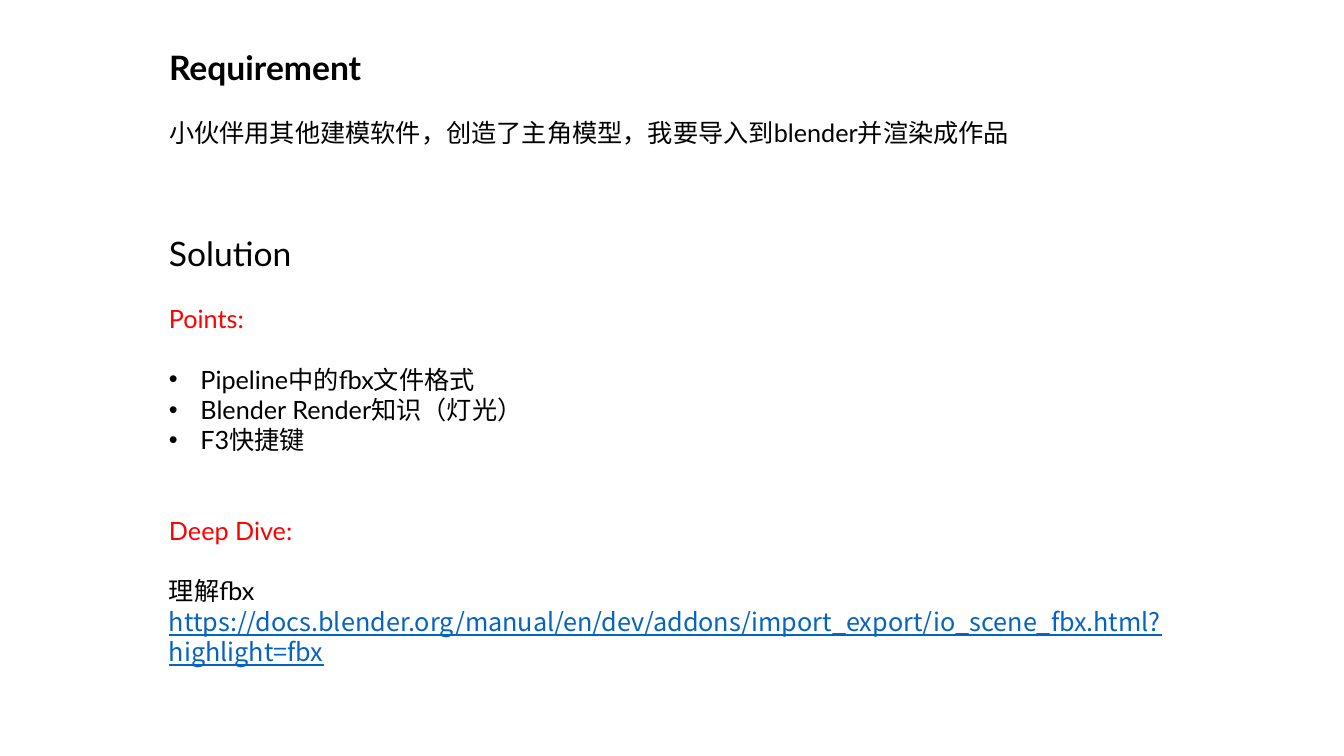
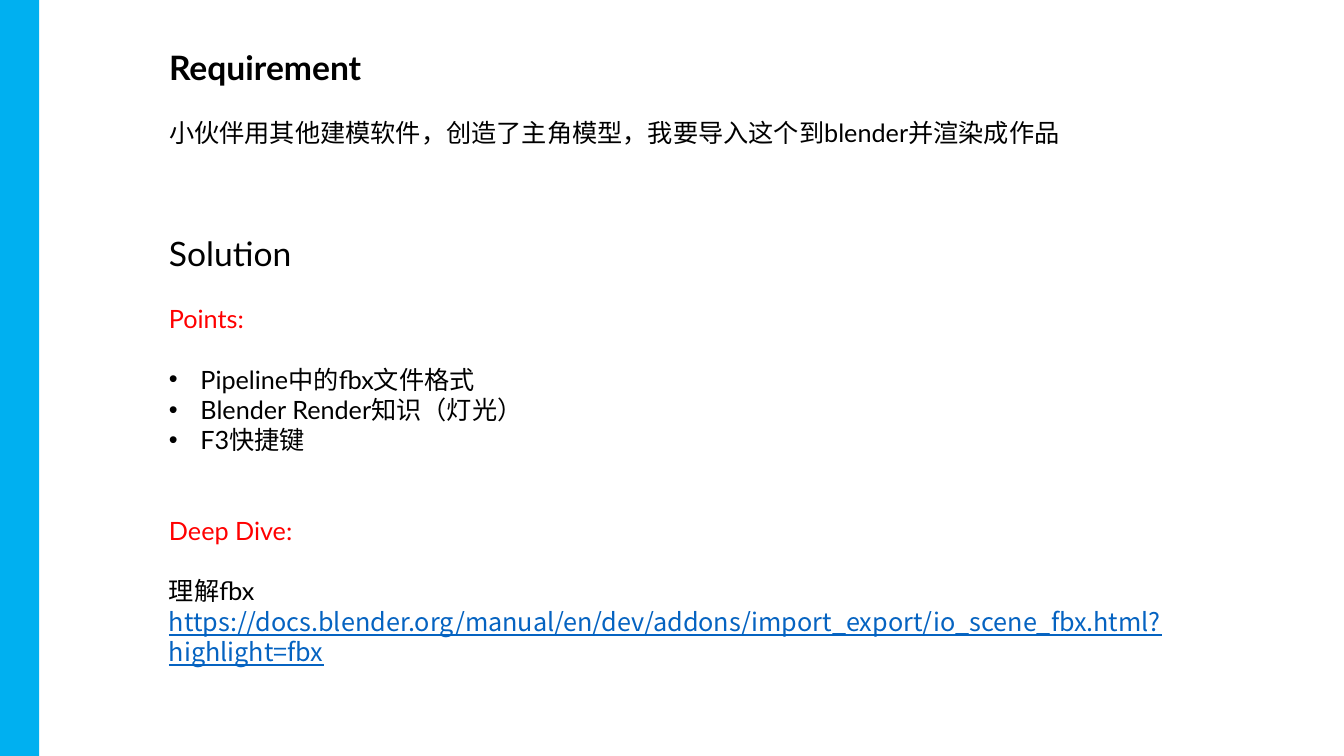
Before and after one commit to innoclub/blenderOpenClass, a slide deck: slide 2 of PPTs/0001.pptx (slide 1 before the commit). Drawn at 1344x756 pixels with LibreOffice and Linux fonts; fonts in the diff are those of the drawing. Boxes give left, top, right and bottom in pixels: in the first picture for what was removed or moved away, otherwise in the second. Text is boxed around its words. In the diff, an @@ line names an element or a change of style, - is before the commit and + after.

Commit message:
0001

```diff
--- a/PPTs/0001.pptx
+++ b/PPTs/0001.pptx
@@ rectangle added at (x1=0, y1=0, x2=39, y2=756), fill #00B0F0 @@
@@ text at (x1=169, y1=120, x2=1059, y2=145): text changed @@
-小伙伴用其他建模软件，创造了主角模型，我要导入到blender并渲染成作品
+小伙伴用其他建模软件，创造了主角模型，我要导入这个到blender并渲染成作品
```
Also in this commit, not shown: 1 other slide changed, 1 slide added.
